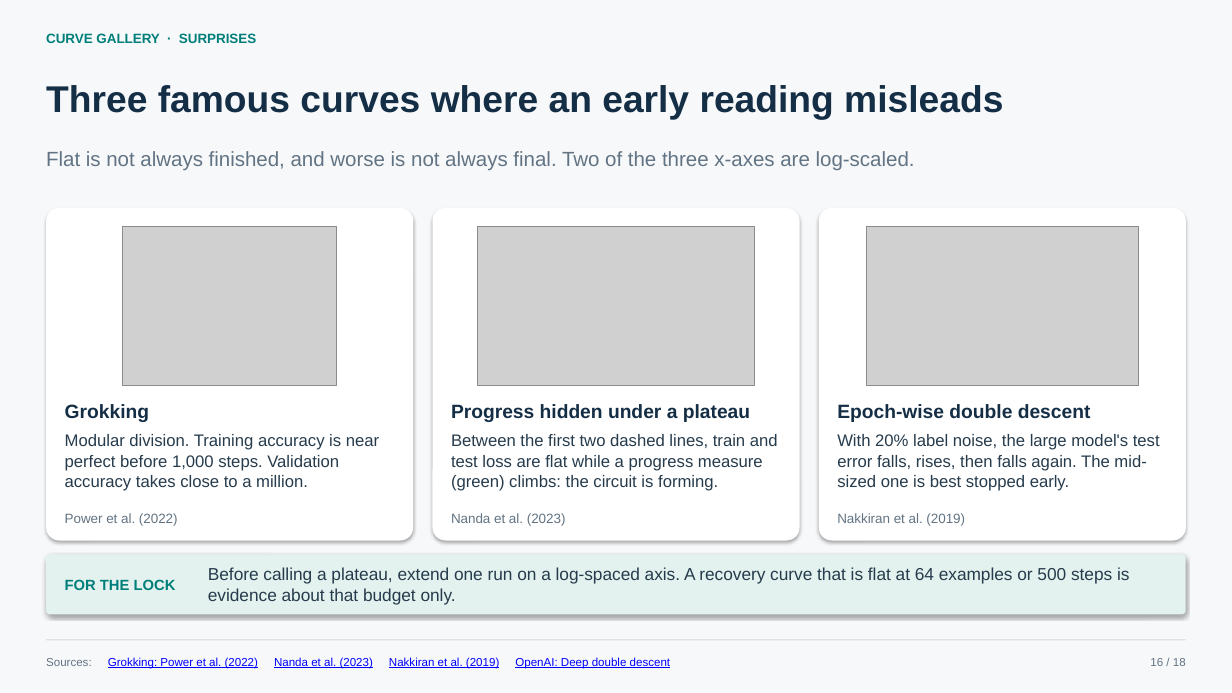
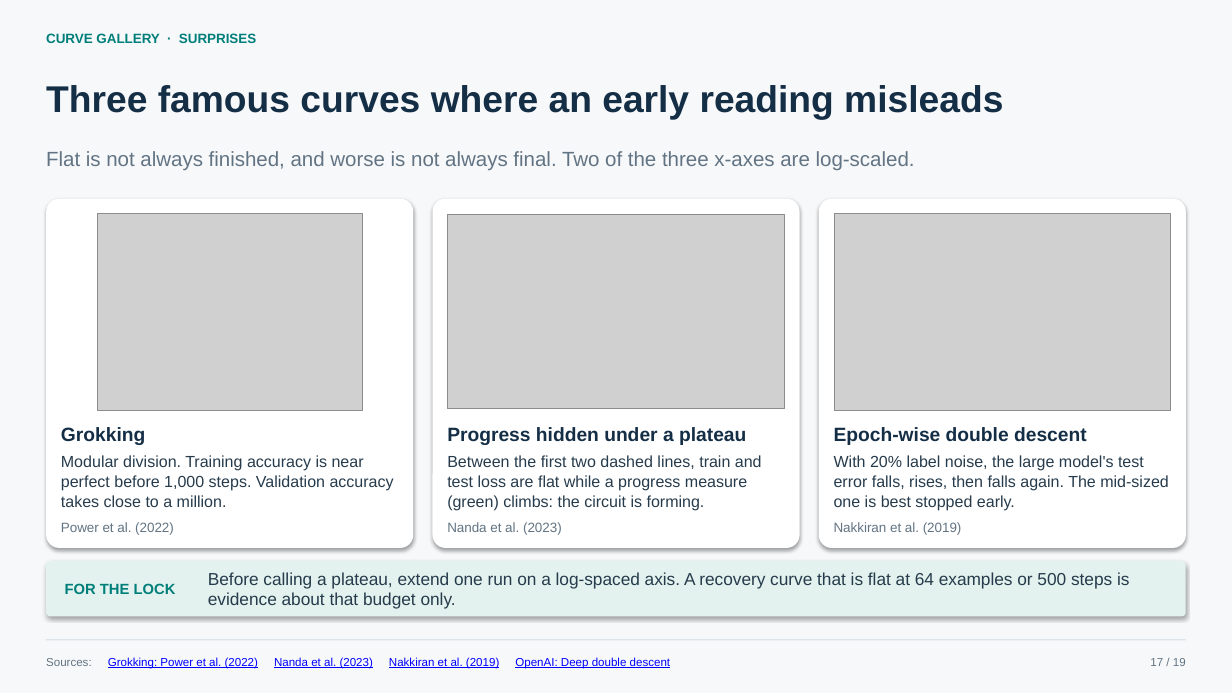
Before and after one commit to lijiawei20161002/model-organism, a slide deck: slide 17 of docs/self_lockdown_techniques.pptx (slide 16 before the commit). Drawn at 1232x693 pixels with LibreOffice and Linux fonts; fonts in the diff are those of the drawing; grey boxes stand for pictures. Boxes give left, top, right and bottom in pixels: in the first picture for what was removed or moved away, otherwise in the second. Text is boxed around its words. In the diff, an @@ line names an element or a change of style, - is before the commit and + after.

```diff
--- a/docs/self_lockdown_techniques.pptx
+++ b/docs/self_lockdown_techniques.pptx
@@ rounded rectangle: place and size @@
-rounded rectangle at <box>46,208,413,541</box>
+rounded rectangle at <box>46,199,413,548</box>
@@ rounded rectangle: place and size @@
-rounded rectangle at <box>433,208,799,541</box>
+rounded rectangle at <box>433,199,799,548</box>
@@ proportions changed in 3 elements at <box>46,199,413,548</box>, <box>433,199,799,548</box>, <box>819,199,1186,548</box> @@
@@ rounded rectangle: place and size @@
-rounded rectangle at <box>819,208,1186,541</box>
+rounded rectangle at <box>819,199,1186,548</box>
@@ picture: place and size @@
-picture at <box>123,226,336,385</box>
+picture at <box>97,213,361,410</box>
@@ picture: place and size @@
-picture at <box>478,226,754,385</box>
+picture at <box>447,214,785,409</box>
@@ picture: place and size @@
-picture at <box>867,226,1139,385</box>
+picture at <box>835,213,1171,410</box>
@@ text "Grokking": place and size @@
-text "Grokking" at <box>65,404,149,422</box>
+text "Grokking" at <box>61,427,145,445</box>
@@ text "Progress hidden under a plateau": place and size @@
-text "Progress hidden under a plateau" at <box>451,404,750,422</box>
+text "Progress hidden under a plateau" at <box>447,427,746,445</box>
@@ text "Epoch-wise double descent": place and size @@
-text "Epoch-wise double descent" at <box>837,404,1091,422</box>
+text "Epoch-wise double descent" at <box>834,427,1087,445</box>
@@ text "Modular division. Training accuracy is ...": place and size @@
-text "Modular division. Training accuracy is ..." at <box>65,434,379,491</box>
+text "Modular division. Training accuracy is ..." at <box>61,455,394,507</box>
@@ text "Between the first two dashed ...": place and size @@
-text "Between the first two dashed ..." at <box>451,434,778,491</box>
+text "Between the first two dashed ..." at <box>447,455,762,511</box>
@@ size 13 to 12.5 pt; line spacing 16.2pt to 15.6pt in 3 elements at <box>61,455,394,507</box>, <box>447,455,762,511</box>, <box>834,455,1169,511</box> @@
@@ text "With 20% label noise, the ...": place and size @@
-text "With 20% label noise, the ..." at <box>837,434,1160,491</box>
+text "With 20% label noise, the ..." at <box>834,455,1169,511</box>
@@ text "Power et al. (2022)": place and size @@
-text "Power et al. (2022)" at <box>65,513,178,526</box>
+text "Power et al. (2022)" at <box>61,522,174,535</box>
@@ text "Nanda et al. (2023)": place and size @@
-text "Nanda et al. (2023)" at <box>451,513,566,526</box>
+text "Nanda et al. (2023)" at <box>447,522,562,535</box>
@@ text "Nakkiran et al. (2019)": place and size @@
-text "Nakkiran et al. (2019)" at <box>837,513,965,526</box>
+text "Nakkiran et al. (2019)" at <box>834,522,962,535</box>
@@ rounded rectangle: place and size @@
-rounded rectangle at <box>46,555,1186,615</box>
+rounded rectangle at <box>46,561,1186,616</box>
@@ text "FOR THE LOCK": place and size @@
-text "FOR THE LOCK" at <box>65,579,176,590</box>
+text "FOR THE LOCK" at <box>65,583,176,594</box>
@@ text "Before calling a plateau, extend ...": place and size @@
-text "Before calling a plateau, extend ..." at <box>208,567,1129,605</box>
+text "Before calling a plateau, extend ..." at <box>208,572,1129,609</box>
@@ text at <box>1150,658,1186,666</box>: text changed @@
-16 / 18
+17 / 19
```
Also in this commit, not shown: 17 other slides changed, 1 slide added.
